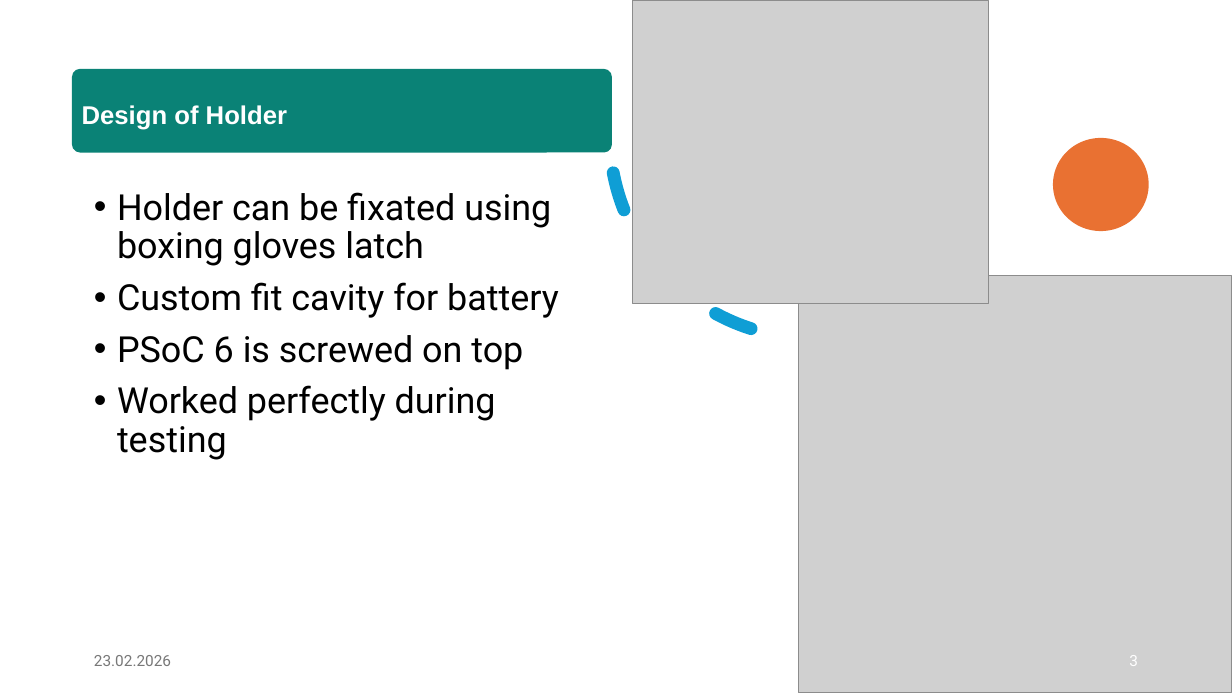
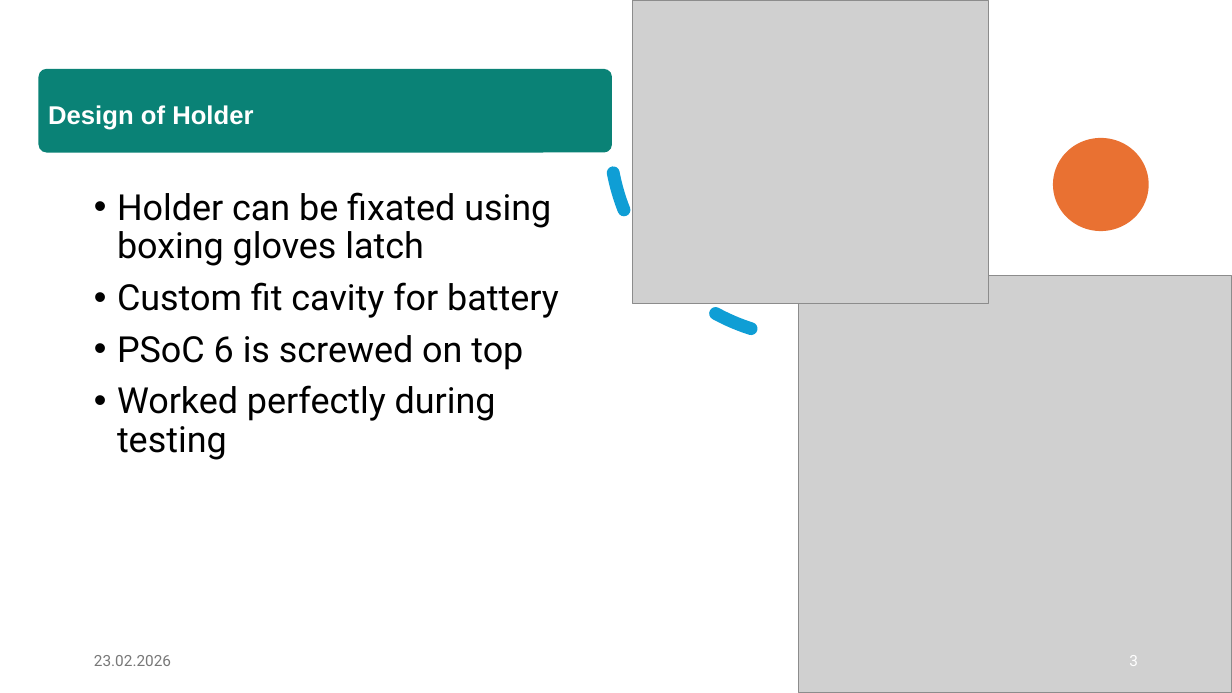
Before and after one commit to e12413440/micropython-hands-on-course, a slide deck: slide 3 of report/Präsentation.pptx. Drawn at 1232x693 pixels with LibreOffice and Linux fonts; fonts in the diff are those of the drawing; grey boxes stand for pictures. Boxes give left, top, right and bottom in pixels: in the first picture for what was removed or moved away, otherwise in the second. Text is boxed around its words. In the diff, an @@ line names an element or a change of style, - is before the commit and + after.

```diff
--- a/report/Präsentation.pptx
+++ b/report/Präsentation.pptx
@@ rounded rectangle "Design of Holder": place and size @@
-rounded rectangle "Design of Holder" at (72,68,612,152)
+rounded rectangle "Design of Holder" at (39,68,613,152)
```
Also in this commit, not shown: 7 other slides changed, 4 slides added.
